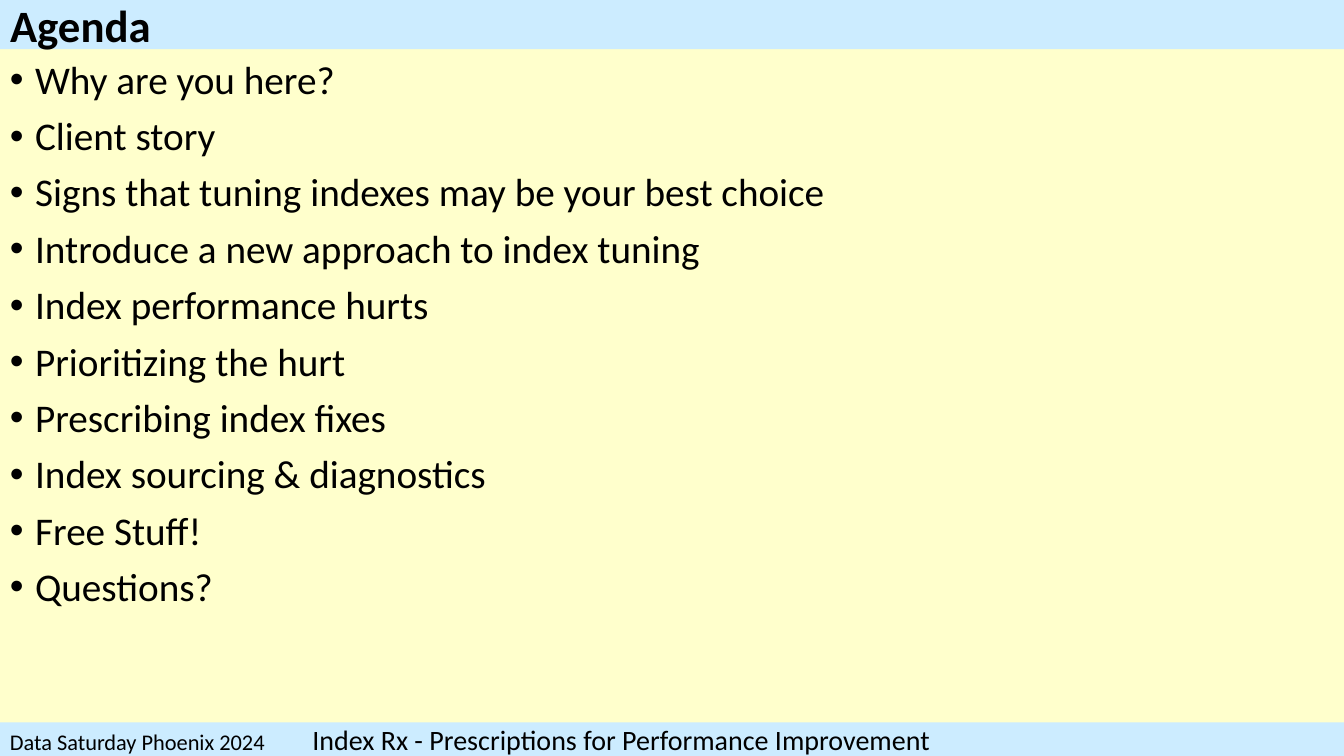
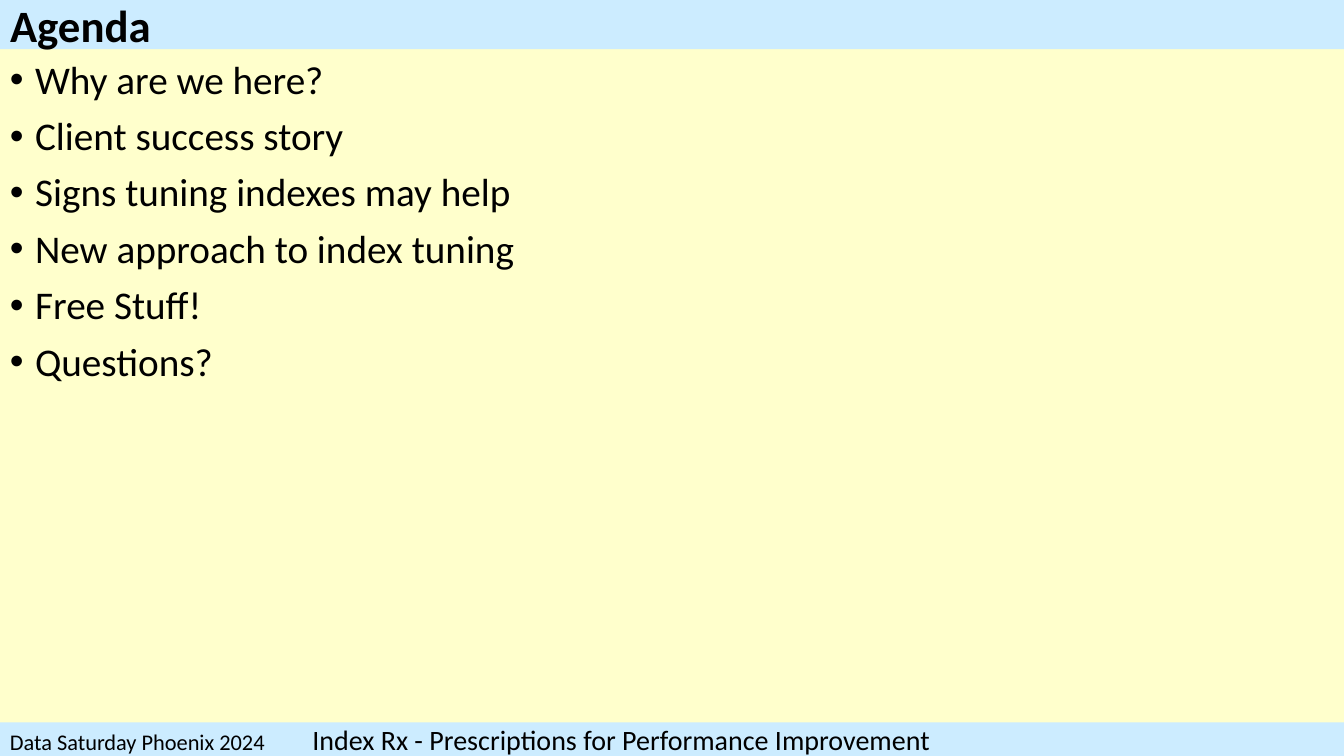
Before and after one commit to SQLXL/SQLXL, a slide deck: slide 3 of SQLXL_Index.pptx (slide 6 before the commit). Drawn at 1344x756 pixels with LibreOffice and Linux fonts; fonts in the diff are those of the drawing. Boxes give left, top, right and bottom in pixels: in the first picture for what was removed or moved away, otherwise in the second. Text is boxed around its words. In the diff, an @@ line names an element or a change of style, - is before the commit and + after.

```diff
--- a/SQLXL_Index.pptx
+++ b/SQLXL_Index.pptx
@@ text at (35,66,514,270): text changed @@
-• Why are you here?
-• Client story
-• Signs that tuning indexes may be your best choice
-• Introduce a new approach to index tuning
-• Index performance hurts
-• Prioritizing the hurt
-• Prescribing index fixes
-• Index sourcing & diagnostics
+• Why are we here?
+• Client success story
+• Signs tuning indexes may help
+• New approach to index tuning
```
Also in this commit, not shown: 44 other slides changed, 1 slide added, 10 slides removed, 1 other file.
